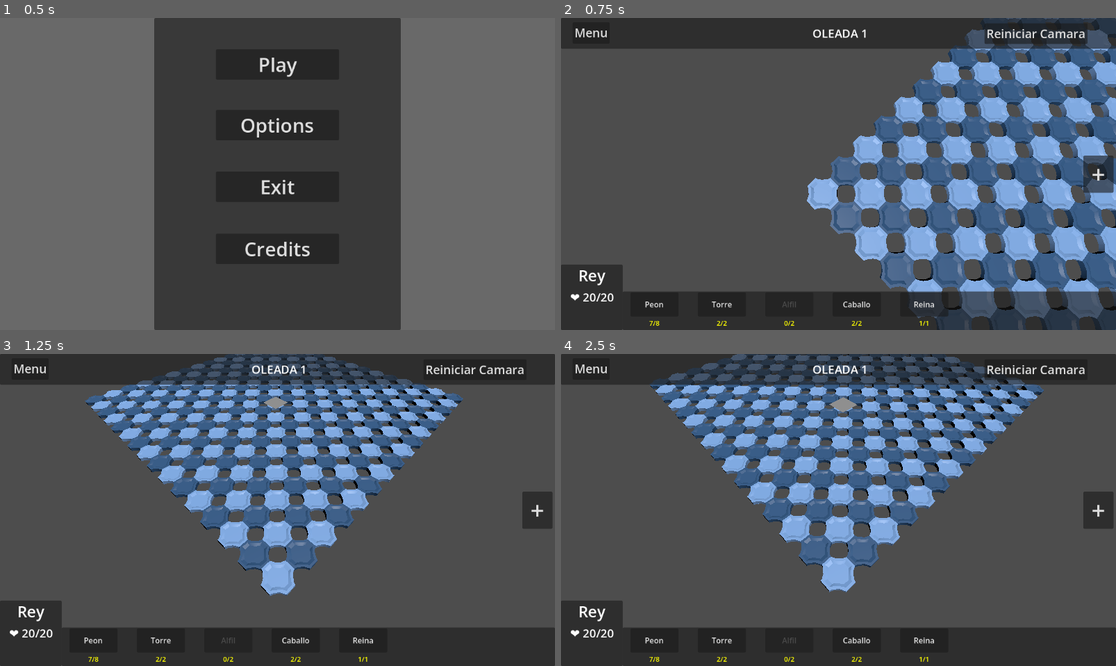
Above: before the commit, frames 1-4 (two rows, left to right).
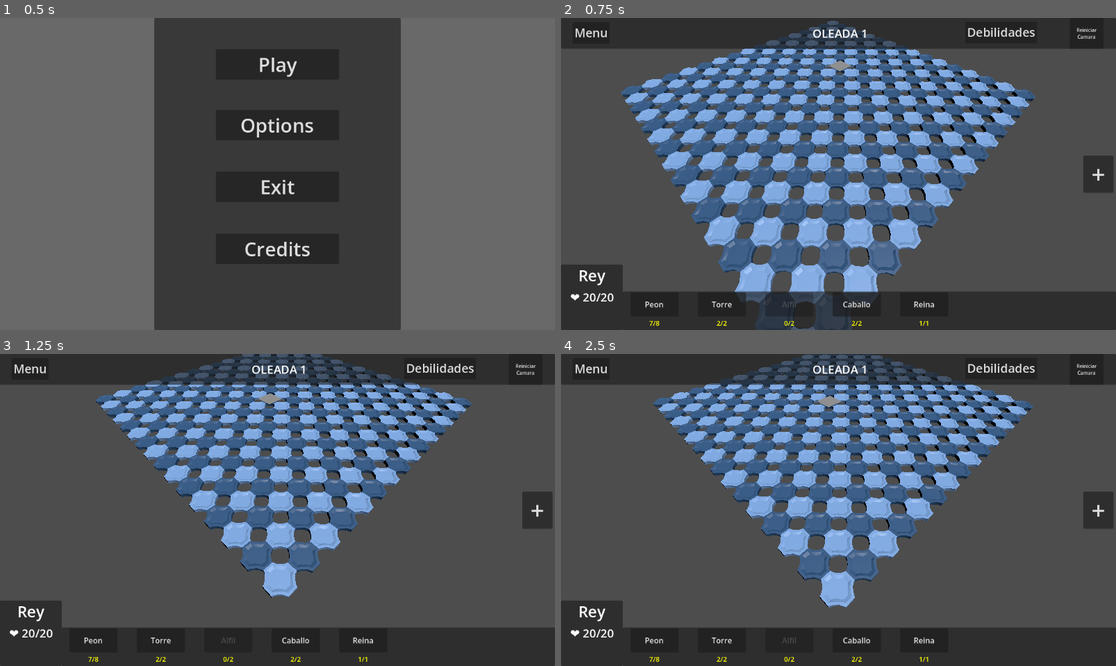
Above: after the commit, the same moments.

Repository: lu8dcf/zancho
Game: Godot game, scene res://scenes/ui/main.tscn
The game is run twice, just before and just after one commit, with the same random seed, the same clock (stepped at 60 frames per second) and the same inputs.
Inputs:
- Up to frame 1 (0.5 s): no input
- Up to frame 2 (0.75 s): click "Play" at 0.5 s
- Up to frame 3 (1.25 s): no input
- Up to frame 4 (2.5 s): click "Menu" at 1.25 s; click "Play" at 2 s

Frame 1 is identical in both runs. In frame 2, 54% of the frame differs, in the area x 10-100%, y 0-100%; in frame 3, 16%; in frame 4, 23%.

Commit message:
mejoras en el tablero la camara 3d y

Diff:
--- a/project.godot
+++ b/project.godot
@@ -21,6 +21,7 @@
 
 globalJuego="*uid://ddgt0astfx6o4"
 economia="*uid://bx3m3e00xreoa"
+mapas="*uid://cx3yodnfc5g1l"
 
 [input]
 
--- a/scenes/levels/camera_3d.gd
+++ b/scenes/levels/camera_3d.gd
@@ -37,18 +37,20 @@
 
 func _calcular_centro_tablero() -> Vector3:
 	# Intentar encontrar el tablero automáticamente
-	var gestor_tablero = get_tree().get_first_node_in_group("gestor_tablero")
-	if gestor_tablero and gestor_tablero.has_method("obtener_centro_tablero"):
-		return gestor_tablero.obtener_centro_tablero()
+	#var gestor_tablero = get_tree().get_first_node_in_group("gestor_tablero")
+	#if gestor_tablero and gestor_tablero.has_method("obtener_centro_tablero"):
+		#return gestor_tablero.obtener_centro_tablero()
 
 	# Si no se encuentra, usar posición por defecto para tablero 16x16
 	return Vector3(0.66, 5.19, 29.32)
 
 func reiniciar_posicion():
+	# Aplicar el centro del tablero
 	posicion_objetivo = centro_tablero
 	# Aplicar rotación inicial
 	rotation_degrees = Vector3(rotacion_actual.x, rotacion_actual.y, 0)
-
+	rotacion_actual  = Vector2(-53, -44)
+	zoom_actual = 8.0
 	# Capturar mouse para mejor control (opcional)
 	Input.set_mouse_mode(Input.MOUSE_MODE_VISIBLE)
 
@@ -106,7 +108,7 @@
 
 	# Movimiento horizontal (WASD y Flechas)
 	# NOTA: En Godot, FORWARD es -Z, BACK es +Z, RIGHT es +X, LEFT es -X
-	if Input.is_key_pressed(KEY_W) or Input.is_key_pressed(KEY_UP):
+	if Input.is_key_pressed(KEY_W):
 		direccion_movimiento.z -= 1.0  # Adelante
 	#if Input.is_key_pressed(KEY_S) or Input.is_key_pressed(KEY_DOWN):
 		#direccion_movimiento.z += 1.0  # Atrás
@@ -190,7 +192,7 @@
 	rotation_degrees = rotation_degrees.lerp(rotacion_objetivo, suavizado_rotacion * delta)
 
 	# Asegurar que la cámara siempre mire al punto objetivo
-	look_at(posicion_objetivo)
+	#look_at(posicion_objetivo)
 
 # Métodos públicos útiles
 func enfocar_posicion(posicion: Vector3, suave: bool = true):
--- a/scenes/levels/gestor_hover.gd
+++ b/scenes/levels/gestor_hover.gd
@@ -92,7 +92,7 @@
 	# Quitar hover de la anterior
 	if baldosa_actual:
 		baldosa_actual.resaltar(false)
-		print("Hover OUT: ", baldosa_actual.obtener_coordenadas())
+		#print("Hover OUT: ", baldosa_actual.obtener_coordenadas())
 
 	# Actualizar referencia
 	baldosa_actual = nueva_baltosa
@@ -101,7 +101,7 @@
 	if baldosa_actual:
 		if not baldosa_actual.esta_ocupada:
 			baldosa_actual.resaltar(true)
-			print("Hover IN: ", baldosa_actual.obtener_coordenadas())
+			#print("Hover IN: ", baldosa_actual.obtener_coordenadas())
 
 
 # Método público para obtener la baldosa actual
--- a/scenes/tablero/gestorTablero.gd
+++ b/scenes/tablero/gestorTablero.gd
@@ -5,8 +5,8 @@
 @export var escena_baldosa : PackedScene
 @export var modelo_glb_claro : PackedScene
 @export var modelo_glb_oscuro : PackedScene
-@export var tamano_tablero : Vector2i = Vector2i(16, 16)
-@export var espaciado_baldosas : float = 2.0
+@export var tamano_tablero : Vector2i = globalJuego.tamano_tablero #(30:16)
+@export var espaciado_baldosas : float = globalJuego.espaciado_baldosas
 @export var altura_piezas : float = 0.2
 
 # Variables privadas
@@ -76,13 +76,12 @@
 
 func _en_baldosa_click_derecho(baldosa: BaldosaBase):
 	print("Click derecho en baldosa: ", baldosa.obtener_coordenadas())
-	# Aquí puedes implementar menú contextual u otra acción
 
 func limpiar_seleccion():
 	if baldosa_seleccionada:
 		baldosa_seleccionada.seleccionar(false)
 		baldosa_seleccionada = null
-
+									# vector(3,2) posicion de la baldosa
 func obtener_punto_colocacion_pieza(coordenadas: Vector2i) -> Vector3:
 	var baldosa = obtener_baldosa_en_coordenadas(coordenadas)
 	if baldosa:
--- /dev/null
+++ b/scenes/tablero/ubicar_objetos.gd
@@ -0,0 +1,9 @@
+#extends Node
+#class_name UbicaObjeto
+								## vector(3,2) posicion de la baldosa
+#func ubicar_objetos(coordenadas: Vector2i, objeto) -> Vector3:
+	#var objeto = obtener_baldosa_en_coordenadas(coordenadas)
+	#if objeto:
+		#return objeto.obtener_punto_colocacion()
+	#return Vector3.ZERO
+	#
--- a/scenes/ui/hud.gd
+++ b/scenes/ui/hud.gd
@@ -1,8 +1,5 @@
 extends CanvasLayer
 
-# panel superior
-@onready var oleada_label = $Control/PanelSuperior/oleada
-@onready var boton_menu = $Control/PanelSuperior/BotonMenu
 
 # panel inferior
 @onready var contenedor_piezas = $Control/PanelInferior
@@ -16,6 +13,7 @@
 @onready var tienda_botones = $Control/PanelTienda/ContenedorTienda
 @onready var monedas_label = $Control/PanelTienda/monedas
 
+@onready var imagen_debilidades= $Control/PanelSuperior/imagenDebilidades
 
 func _ready():
 	# ocultar la tienda
@@ -24,13 +22,13 @@
 	economia.monedas_cambiadas.connect(_actualizar_monedas)
 
 	globalJuego.vidas_cambiadas.connect(_actualizar_vidas)
-	globalJuego.oleada_cambiada.connect(_actualizar_oleada)
+
 	#globalJuego.tienda_estado_cambiado.connect(_actualizar_tienda)
 
 	# Actualizar valores iniciales
 	_actualizar_monedas(economia.monedas_actual)
 	_actualizar_vidas(globalJuego.vidas)
-	_actualizar_oleada(globalJuego.oleada_actual)
+
 
 func _actualizar_monedas(nuevas_monedas: int) -> void:
 	monedas_label.text = "💰 " + str(nuevas_monedas)
@@ -38,8 +36,6 @@
 func _actualizar_vidas(nuevas_vidas: int) -> void:
 	vidas_label.text = "❤️ " + str(nuevas_vidas) + "/" + str(globalJuego.vidaMax)
 
-func _actualizar_oleada(nueva_oleada: int) -> void:
-	oleada_label.text = " OLEADA " + str(nueva_oleada)
 
 
 func _on_button_tienda_pressed() -> void:
@@ -47,18 +43,9 @@
 		tienda_contenido.visible = true
 		tienda_boton.position = Vector2(815, 285)
 		tienda_boton.text = " - "
+		imagen_debilidades.visible = false
+
 	else:
 		tienda_contenido.visible = false
 		tienda_boton.position = Vector2(1110,285)
 		tienda_boton.text = " + "
-
-
-func _on_boton_menu_pressed() -> void:
-	get_tree().change_scene_to_file("res://scenes/ui/main.tscn")
-
-
-func _on_boton_reiniciar_camara_pressed() -> void:
-	var camara = get_tree().get_first_node_in_group("camara_principal")
-
-	if camara and camara is CamaraLibre3D:
-		camara.reiniciar_posicion()
--- a/scenes/ui/hud.tscn
+++ b/scenes/ui/hud.tscn
@@ -1,6 +1,7 @@
 [gd_scene format=3 uid="uid://deemj8v7vrxfr"]
 
 [ext_resource type="Script" uid="uid://jamx7xfkycmi" path="res://scenes/ui/hud.gd" id="1_hqnrr"]
+[ext_resource type="Script" uid="uid://d221g40j7vomt" path="res://scenes/ui/panel_superior.gd" id="2_136eg"]
 [ext_resource type="PackedScene" uid="uid://dw6tl6131xrlf" path="res://scenes/ui/components/label.tscn" id="2_bo48s"]
 [ext_resource type="Script" uid="uid://b07ubchfnu7sg" path="res://scenes/ui/panel_inferior.gd" id="3_8qguk"]
 [ext_resource type="Script" uid="uid://bc18lchq6tbu4" path="res://scenes/ui/panel_tienda.gd" id="4_136eg"]
@@ -22,6 +23,7 @@
 anchor_right = 1.0
 offset_bottom = 64.0
 grow_horizontal = 2
+script = ExtResource("2_136eg")
 
 [node name="oleada" parent="Control/PanelSuperior" unique_id=4063466 instance=ExtResource("2_bo48s")]
 layout_mode = 1
@@ -52,6 +54,19 @@
 theme_override_font_sizes/font_size = 25
 text = "Menu"
 
+[node name="BotonDebilidades" type="Button" parent="Control/PanelSuperior" unique_id=1666160747]
+layout_mode = 1
+anchors_preset = -1
+anchor_right = 1.0
+anchor_bottom = 1.0
+offset_left = 839.0
+offset_top = 8.0
+offset_right = -164.0
+offset_bottom = -11.5
+grow_vertical = 2
+theme_override_font_sizes/font_size = 25
+text = "Debilidades"
+
 [node name="BotonReiniciarCamara" type="Button" parent="Control/PanelSuperior" unique_id=482577221]
 layout_mode = 1
 anchors_preset = 6
@@ -59,14 +74,26 @@
 anchor_top = 0.5
 anchor_right = 1.0
 anchor_bottom = 0.5
-offset_left = -136.0
-offset_top = -21.5
-offset_right = -59.0
-offset_bottom = 21.5
-grow_horizontal = 0
-grow_vertical = 2
-theme_override_font_sizes/font_size = 25
+offset_left = -96.0
+offset_top = -32.0
+offset_right = -26.0
+offset_bottom = 32.0
+grow_horizontal = 0
+grow_vertical = 2
+theme_override_font_sizes/font_size = 10
 text = "Reiniciar Camara"
+autowrap_mode = 3
+
+[node name="imagenDebilidades" type="TextureRect" parent="Control/PanelSuperior" unique_id=2129106426]
+layout_mode = 1
+anchors_preset = -1
+anchor_right = 1.0
+anchor_bottom = 10.250001
+offset_left = 813.0
+offset_top = 56.0
+offset_right = -139.0
+offset_bottom = -400.00006
+expand_mode = 3
 
 [node name="PanelInferior" type="Panel" parent="Control" unique_id=1024435106]
 layout_mode = 1
@@ -188,7 +215,19 @@
 anchor_bottom = 0.864
 offset_left = -8.000004
 offset_top = 28.695984
-offset_bottom = 0.12799072
+offset_bottom = -151.87201
+columns = 2
+
+[node name="ContenedorReposicion" type="GridContainer" parent="Control/PanelTienda" unique_id=2042413485]
+layout_mode = 1
+anchors_preset = -1
+anchor_left = 0.17500001
+anchor_top = 0.19800001
+anchor_right = 0.85
+anchor_bottom = 0.864
+offset_left = -8.000004
+offset_top = 327.69598
+offset_bottom = 8.127991
 columns = 2
 
 [node name="BotonTienda" type="Button" parent="Control" unique_id=34876469]
@@ -207,7 +246,8 @@
 theme_override_font_sizes/font_size = 50
 text = " + "
 
-[connection signal="pressed" from="Control/PanelSuperior/BotonMenu" to="." method="_on_boton_menu_pressed"]
-[connection signal="pressed" from="Control/PanelSuperior/BotonReiniciarCamara" to="." method="_on_boton_reiniciar_camara_pressed"]
+[connection signal="pressed" from="Control/PanelSuperior/BotonMenu" to="Control/PanelSuperior" method="_on_boton_menu_pressed"]
+[connection signal="pressed" from="Control/PanelSuperior/BotonDebilidades" to="Control/PanelSuperior" method="_on_boton_debilidades_pressed"]
+[connection signal="pressed" from="Control/PanelSuperior/BotonReiniciarCamara" to="Control/PanelSuperior" method="_on_boton_reiniciar_camara_pressed"]
 [connection signal="pressed" from="Control/PanelInferior/BotonVender" to="Control/PanelInferior" method="_on_boton_vender_pressed"]
 [connection signal="pressed" from="Control/BotonTienda" to="." method="_on_button_tienda_pressed"]
--- a/scenes/ui/panel_inferior.gd
+++ b/scenes/ui/panel_inferior.gd
@@ -51,7 +51,7 @@
 
 		# Crear label de cantidad
 		var texto_cant = Label.new()
-		texto_cant.text = str(pieza["cantidad"]) + "/" + str(pieza["max"])
+		texto_cant.text = str(pieza["cantidad"]) + "/" + str( economia.limite_piezas[pieza["nombre"]])
 		texto_cant.horizontal_alignment = HORIZONTAL_ALIGNMENT_CENTER
 		texto_cant.add_theme_color_override("font_color", Color(1, 1, 0))
 		texto_cant.add_theme_font_size_override("font_size", 14)
@@ -107,7 +107,7 @@
 	get_tree().change_scene_to_file("res://scenes/ui/main.tscn")
 
 #var valor_reventa = {
-	#"Peon": 80,
+	#"Peon": 50,
 	#"Torre": 250,
 	#"Alfil": 150,
 	#"Caballo": 175,
--- /dev/null
+++ b/scenes/ui/panel_superior.gd
@@ -0,0 +1,38 @@
+extends Panel
+
+@onready var oleada_label = $oleada
+@onready var boton_menu = $BotonMenu
+@onready var boton_debilidades = $BotonDebilidades
+@onready var boton_reiniciar_camera = $BotonReiniciarCamara
+@onready var imagen_debilidades = $imagenDebilidades
+
+func _ready() -> void:
+	globalJuego.oleada_cambiada.connect(_actualizar_oleada)
+	_actualizar_oleada(globalJuego.oleada_actual)
+	imagen_debilidades.texture = load("res://assets/ui/debilidades.png")
+	imagen_debilidades.visible=false
+
+
+
+func _actualizar_oleada(nueva_oleada: int) -> void:
+	oleada_label.text = " OLEADA " + str(nueva_oleada)
+
+
+
+
+func _on_boton_menu_pressed() -> void:
+	get_tree().change_scene_to_file("res://scenes/ui/main.tscn")
+
+
+func _on_boton_reiniciar_camara_pressed() -> void:
+	var camara = get_tree().get_first_node_in_group("camara_principal")
+
+	if camara and camara is CamaraLibre3D:
+		camara.reiniciar_posicion()
+
+
+func _on_boton_debilidades_pressed() -> void:
+	if imagen_debilidades.visible:
+		imagen_debilidades.visible = false
+	else:
+		imagen_debilidades.visible = true
--- a/scenes/ui/panel_tienda.gd
+++ b/scenes/ui/panel_tienda.gd
@@ -4,6 +4,7 @@
 # panel de la tienda
 @onready var texto = $Label
 @onready var tienda_botones = $ContenedorTienda
+@onready var tienda_botones_reposicion = $ContenedorReposicion
 @onready var monedas_label = $monedas
 
 func _ready():
@@ -23,6 +24,7 @@
 func configurar_tienda():
 	espaciado()
 	_crear_botones_piezas_tienda()
+	_crear_botones_piezas_tienda_reposicion()
 
 func espaciado():
 	# Configurar espaciado para tienda
@@ -59,19 +61,16 @@
 		boton.pressed.connect(_on_pieza_comprar_clicked.bind(pieza))
 		if pieza["precio"] > economia.monedas_actual:
 			boton.disabled = true
-		if  _obtener_pieza_cant_max(pieza["nombre"]):
+		if economia.llego_al_limite(pieza["nombre"], 0):
 			boton.disabled = true
 			boton.text = pieza["nombre"] + "\n" + str(pieza["precio"])+ "\n" + "MAX"
 
 		# Agregar el botón al contenedor
 		tienda_botones.add_child(boton)
 
-func _obtener_pieza_cant_max(nombre_pieza:String) -> bool:
-	var cantidad_actual = 0
-	for pieza in economia.inventario_actual:
-		if pieza["nombre"] == nombre_pieza and  pieza["cantidad"] == pieza["max"]:
-			return true
-	return false
+func _crear_botones_piezas_tienda_reposicion():
+	pass
+
 
 
 # logica de botones
--- a/scripts/autoload/economia.gd
+++ b/scripts/autoload/economia.gd
@@ -9,7 +9,7 @@
 	"Reina": 1
 }
 var valor_reventa = {
-	"Peon": 80,
+	"Peon": 50,
 	"Torre": 250,
 	"Alfil": 150,
 	"Caballo": 175,
@@ -17,11 +17,11 @@
 }
 
 var inventario_actual = [
-	{"nombre": "Peon", "cantidad":7,"max":8},
-	{"nombre": "Torre", "cantidad":2, "max":2},
-	{"nombre": "Alfil",  "cantidad":0, "max":2},
-	{"nombre": "Caballo", "cantidad":2, "max":2},
-	{"nombre": "Reina", "cantidad":1, "max":1}
+	{"nombre": "Peon", "cantidad":7},
+	{"nombre": "Torre", "cantidad":2},
+	{"nombre": "Alfil",  "cantidad":0},
+	{"nombre": "Caballo", "cantidad":2},
+	{"nombre": "Reina", "cantidad":1}
 ]
 
 var piezas_disponibles_tienda: Array = [
@@ -32,8 +32,8 @@
 	{"nombre": "Reina", "precio": 1200}
 ]
 
+
 # señales para modificar el hud
-
 signal monedas_cambiadas(nuevas_monedas) # Emite el cambio de moneda
 signal pieza_comprada(nueva_pieza)  # Emite la pieza comprada
 signal inventario_actualizado(inventario) # Emite el inventario actualizado
@@ -53,16 +53,11 @@
 	for i in range(inventario_actual.size()):
 		if inventario_actual[i]["nombre"] == pieza["nombre"]:
 			# Verificar si no se ha alcanzado el límite
-			if inventario_actual[i]["cantidad"] >= inventario_actual[i]["max"]:
+			if llego_al_limite(pieza["nombre"], inventario_actual[i]["cantidad"]):
 				return false
 
-			# Realizar la compra
 			monedas_actual -= pieza["precio"]
 			inventario_actual[i]["cantidad"] += 1
-
-			#print("✅ Comprado: ", pieza["nombre"])
-			#print("📦 Nuevo inventario: ", inventario_actual[i]["cantidad"], "/", inventario_actual[i]["max"])
-			#print("💰 Monedas restantes: ", monedas_actual)
 
 			# Emitir señales en orden correcto
 			monedas_cambiadas.emit(monedas_actual)
@@ -96,3 +91,13 @@
 			monedas_cambiadas.emit(monedas_actual)
 			pieza_comprada.emit(inventario_actual[i])  # Reutilizamos esta señal para actualizar UI
 			pieza_vendida.emit()
+
+func llego_al_limite(pieza_nombre:String ,cantidad_piezas:int)-> bool:
+	if cantidad_piezas == 0:
+		for i in economia.inventario_actual:
+			if i["nombre"] == pieza_nombre:
+				cantidad_piezas = i["cantidad"]
+	if pieza_nombre in limite_piezas:
+		return cantidad_piezas >= limite_piezas[pieza_nombre]
+	else:
+		return false
--- a/scripts/autoload/globalJuego.gd
+++ b/scripts/autoload/globalJuego.gd
@@ -10,6 +10,15 @@
 
 # estado de la tienda (si esta desplegada o no)
 var tienda_desplegada: bool = false
+
+# tablero
+var tamano_tablero : Vector2i = Vector2i(16, 16)
+var espaciado_baldosas : float = 2.0
+
+# mapa
+var mapa = 1
+
+
 
 # señales para modificar el hud
 
--- /dev/null
+++ b/scripts/autoload/mapas.gd
@@ -0,0 +1,17 @@
+extends Node
+
+var objeto :Array = [
+	{1: "res://assets/modelos/peon1.glb"},
+	{2: "res://assets/modelos/peon1.glb"},
+	{3: "res://assets/modelos/peon1.glb"},
+]
+
+ # n mapa, Ubicacion objeto, tipo objeto
+var mapa1 = [
+	Vector2i(2,3),
+	Vector2i(2,4),
+	Vector2i(2,5),
+]
+var objeto1 = [
+	2,3,4
+]
Binary file added: assets/ui/debilidades.png
Not shown, added: scenes/tablero/ubicar_objetos.gd.uid
Not shown, added: scenes/ui/panel_superior.gd.uid
Not shown, added: scripts/autoload/mapas.gd.uid
